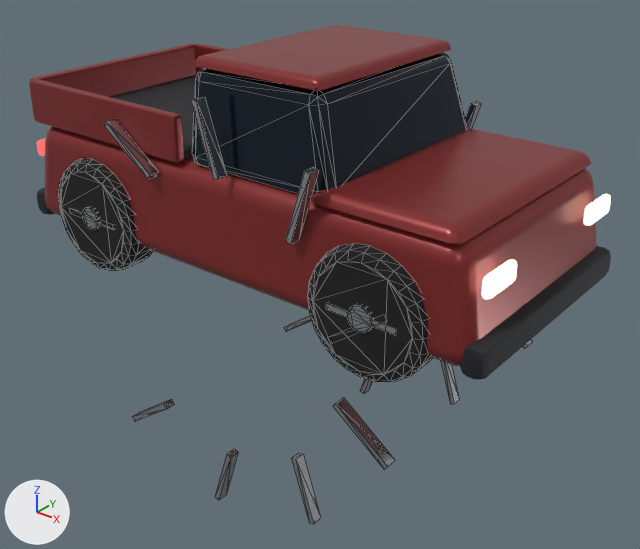
What one commit did to the glTF model SeatAtTheTable/public/assets/world/vehicles/pickup.glb.
Before and after are seen from a 50 mm lens placed at (35.8, -42.6, 26.7), pointed at (1.2, 0.5, -0.1). The axes (+X, +Y, +Z) are drawn at lower left. The lights are the same throughout. The older version comes first. Mesh edges are drawn as thin lines on the coarser meshes. Where no turn or scale is listed for an object, it has been applied to the vertices. Vertices at exactly the same position are counted once.

Script lines for the objects in view, before the commit:
```python
me_cylinder_001 = bpy.data.meshes.new('Cylinder.001')
me_cylinder_001.from_pydata(...)  # 68 vertices, 112 faces; spans x -11.4..11.4, y -0.4..0.4, z -9.6..9.6
me_cylinder_001.materials.append(mat_chrome)  # light grey #c7cad1
me_cylinder_004 = bpy.data.meshes.new('Cylinder.004')
me_cylinder_004.from_pydata(...)  # 144 vertices, 284 faces; spans x -4.0..4.0, y -1.5..1.5, z -4.0..4.0
me_cylinder_004.materials.append(mat_tyre)  # black #141414
me_cylinder_005 = bpy.data.meshes.new('Cylinder.005')
me_cylinder_005.from_pydata(...)  # 68 vertices, 112 faces; spans x -13.3..13.3, y -0.4..0.4, z -6.1..6.1
me_cylinder_005.materials.append(mat_chrome)  # light grey #c7cad1
ob_wheel__11__1_hub = bpy.data.objects.new('wheel--11--1-hub', me_cylinder_005)
ob_wheel__11__1_hub.location = (-0.04, -8.54, 7.83)
ob_wheel__11__1_tyre = bpy.data.objects.new('wheel--11--1-tyre', me_cylinder_004)
ob_wheel__11__1_tyre.location = (-11.0, -7.4, 4.0)
ob_wheel__12__1_hub = bpy.data.objects.new('wheel-+12--1-hub', me_cylinder_001)
ob_wheel__12__1_hub.location = (2.43, -8.54, -4.81)
# also in view: 'wheel-+12--1-tyre' at (11.5, -7.4, 4.0); 'headlight--1' at (17.9, -6.0, 7.2); 'part-paint' at (-0.1, 0.0, 9.1); 'part-glass' at (2.9, 0.0, 12.1); 'part-trim' at (0.0, 0.0, 6.1)
```
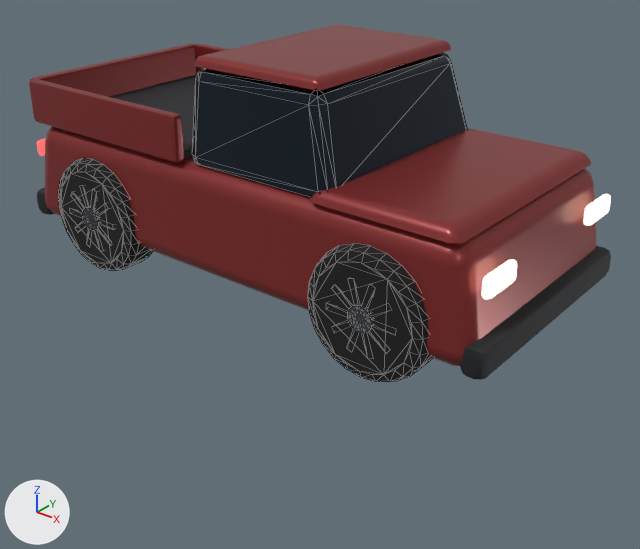
Where the newer file only moved an object's origin or applied its transform, the numbers keep the older frame.

The change, as a list of edits to the scene's bpy script:
```text
Change me_cylinder_001:
    used by ob_wheel__12__1_hub; location = (2.43, -8.54, -4.81)
    remove me_cylinder_001.from_pydata(...)  # 68 vertices, 112 faces; spans x -11.4..11.4, y -0.4..0.4, z -9.6..9.6
    add me_cylinder_001.from_pydata(...)  # 68 vertices, 112 faces; spans x 6.8..11.4, y -0.5..0.5, z 6.6..11.1
    me_cylinder_001 part 1: the loose piece of 8 vertices spanning x 7.2..11.2, y -0.4..0.4, z -0.2..2.8 is moved by (-0.2, 0.0, 7.5)
    me_cylinder_001 part 2: the loose piece of 8 vertices spanning x 4.0..5.8, y -0.4..0.4, z -7.1..-2.6 is moved by (4.1, 0.0, 13.7)
    me_cylinder_001 part 3: the loose piece of 8 vertices spanning x -3.1..-1.3, y -0.4..0.4, z -9.6..-5.1 is moved by (11.2, 0.0, 16.2)
    me_cylinder_001 part 4: the loose piece of 8 vertices spanning x -11.4..-7.4, y -0.4..0.4, z -6.7..-3.7 is moved by (18.5, 0.0, 14.0)
Change me_cylinder_005:
    used by ob_wheel__11__1_hub; location = (-0.04, -8.54, 7.83)
    remove me_cylinder_005.from_pydata(...)  # 68 vertices, 112 faces; spans x -13.3..13.3, y -0.4..0.4, z -6.1..6.1
    add me_cylinder_005.from_pydata(...)  # 68 vertices, 112 faces; spans x -13.3..-8.7, y -0.5..0.5, z -6.1..-1.6
    me_cylinder_005 part 5: the loose piece of 8 vertices spanning x -8.5..-4.5, y -0.4..0.4, z 0.4..3.4 is moved by (-4.5, 0.0, -5.7)
    me_cylinder_005 part 6: the loose piece of 8 vertices spanning x -0.5..1.3, y -0.4..0.4, z 1.6..6.1 is moved by (-11.4, 0.0, -7.7)
    me_cylinder_005 part 7: the loose piece of 8 vertices spanning x 6.3..8.1, y -0.4..0.4, z -0.8..3.6 is moved by (-18.2, 0.0, -5.2)
    other edits to the shape of me_cylinder_005 do not show in these pictures
```

Boxes (x1, y1, x2, y2) around the edits, measured in the pictures (640 x 549 px; the box of a moved part takes in the faces that stretch with it):
'wheel-+12--1-hub', reshaped: before (133, 303, 396, 524); after (348, 305, 372, 333)
'wheel--11--1-hub', reshaped: before (83, 97, 319, 245); after (83, 208, 99, 230)
part 1 of me_cylinder_001, moved or reshaped (not visible afterwards): before (333, 397, 395, 469)
part 2 of me_cylinder_001, moved or reshaped (not visible afterwards): before (291, 453, 321, 524)
part 3 of me_cylinder_001, moved or reshaped (not visible afterwards): before (215, 449, 238, 500)
part 4 of me_cylinder_001, moved or reshaped (not visible afterwards): before (133, 399, 174, 421)
part 5 of me_cylinder_005, moved or reshaped (not visible afterwards): before (104, 119, 158, 179)
part 6 of me_cylinder_005, moved or reshaped (not visible afterwards): before (191, 97, 227, 179)
part 7 of me_cylinder_005, moved or reshaped (not visible afterwards): before (285, 167, 319, 245)
